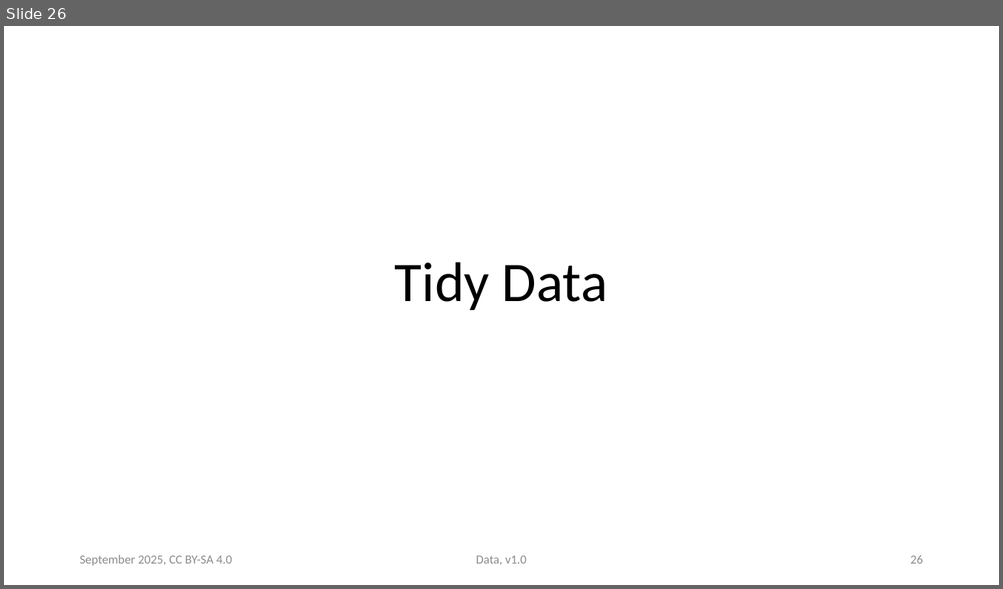
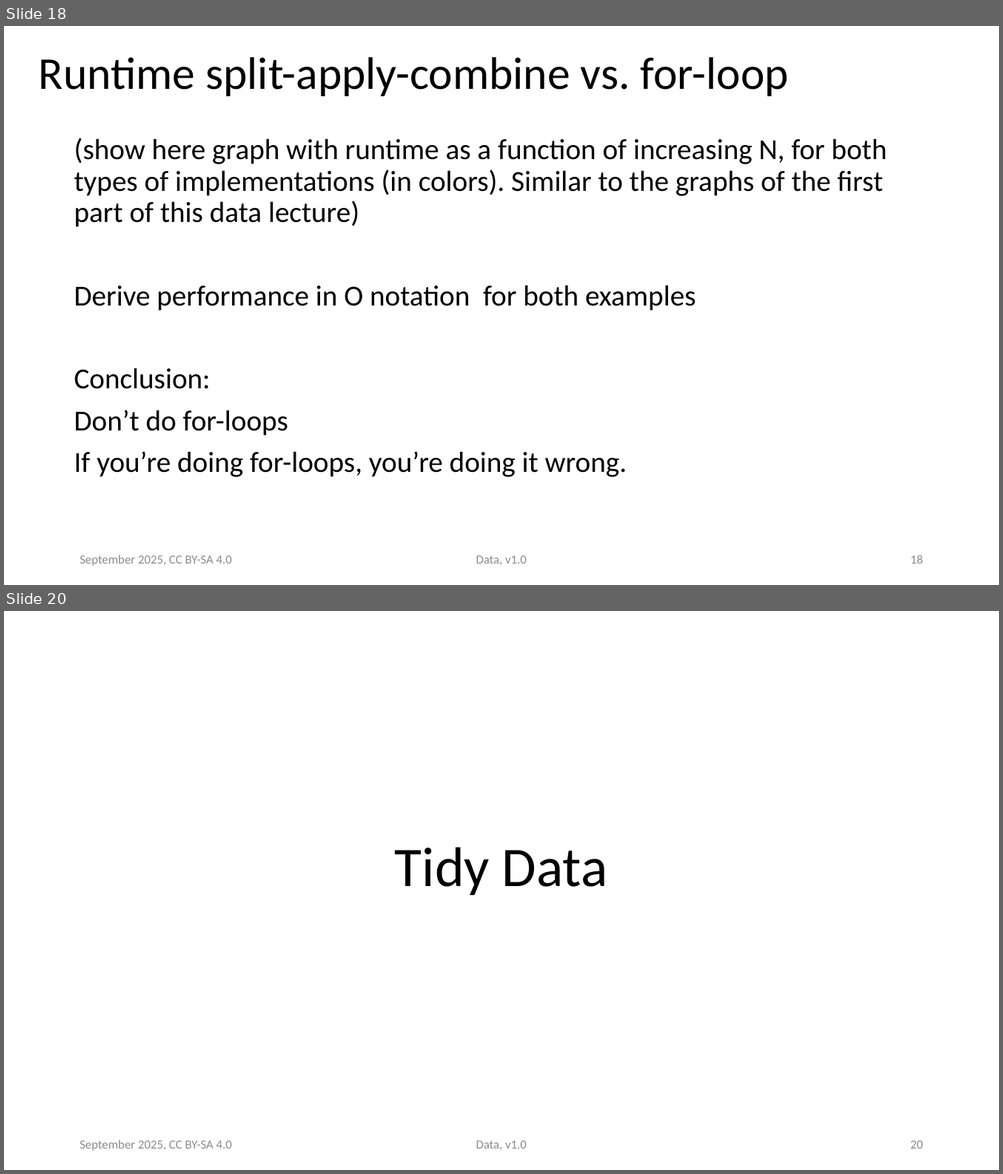
Before and after one commit to ASPP/data_class, a slide deck: tabular_data.pptx. Shown one above the other, each under a label of ours: slide 26 before the commit, slides 18 and 20 after it; the slides between them are not shown. The pictures are 1003x589 and 1003x1174 pixels, drawn with LibreOffice and Linux fonts; fonts in the diff are those of the drawing. Boxes give left, top, right and bottom in pixels: in the first picture for what was removed or moved away, otherwise in the second. Text is boxed around its words. In the diff, an @@ line names an element or a change of style, - is before the commit and + after.

Commit message:
changes in the tabular_data pptx, restructuring and idea of new part

```diff
--- a/tabular_data.pptx
+++ b/tabular_data.pptx
@@ slide 18 added at [4,26,999,585], background #FFFFFF @@
@@ title added at [39,57,788,96], 44 pt, text #000000 @@
+Runtime split-apply-combine vs. for-loop
@@ text added at [74,138,887,477], 28 pt, text #000000 @@
+(show here graph with runtime as a function of increasing N, for both types of implementations (in colors). Similar to the graphs of the first part of this data lecture)
+Derive performance in O notation for both examples
+Conclusion:
+Don’t do for-loops
+If you’re doing for-loops, you’re doing it wrong.
@@ text added at [79,555,232,566], 12 pt, text #8B8B8B @@
+September 2025, CC BY-SA 4.0
@@ text added at [476,556,526,565], 12 pt, text #8B8B8B @@
+Data, v1.0
@@ page number added at [910,555,922,564], 12 pt, text #8B8B8B @@
+18
@@ what was slide 26 is now slide 20 @@
@@ page number at [910,1141,922,1149]: text changed @@
-26
+20
```
Also in this commit, not shown: 22 slides changed, 11 other slides added, 2 slides removed.
